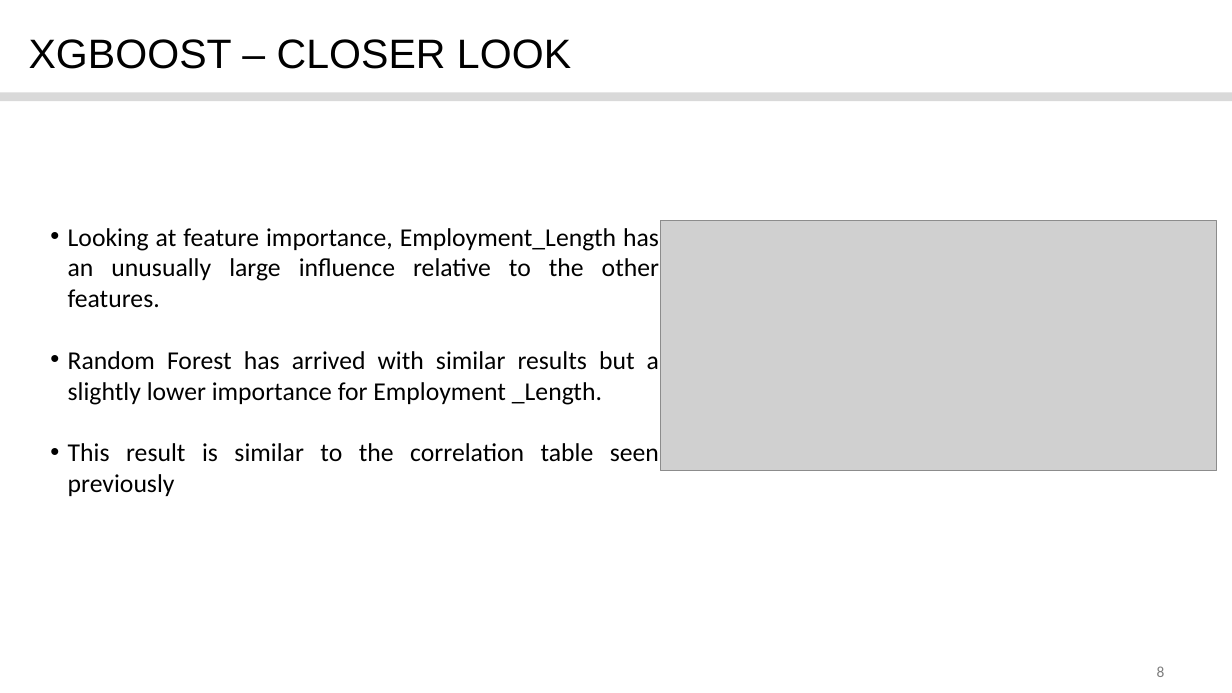
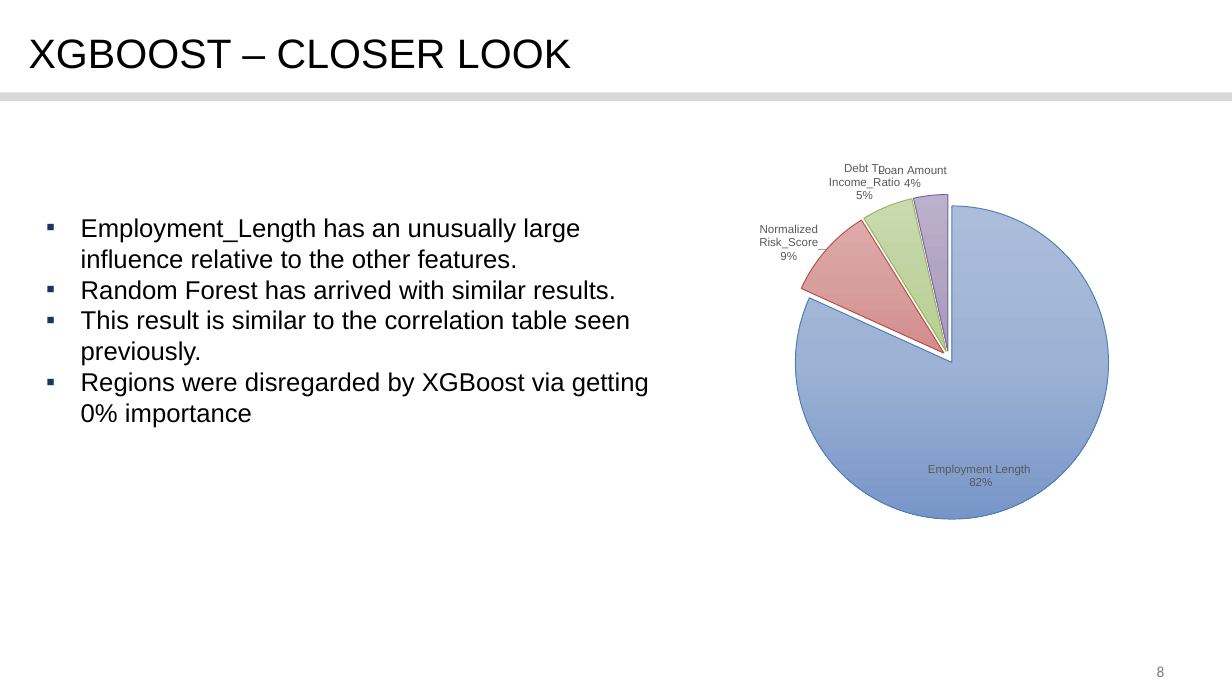
Before and after one commit to CharlesK98/Capstone-Project-2, a slide deck: slide 8 of Capstone Project 2.pptx. Drawn at 1232x693 pixels with LibreOffice and Linux fonts; fonts in the diff are those of the drawing; grey boxes stand for pictures; background and template pictures are left out. Boxes give left, top, right and bottom in pixels: in the first picture for what was removed or moved away, otherwise in the second. Text is boxed around its words. In the diff, an @@ line names an element or a change of style, - is before the commit and + after.

```diff
--- a/Capstone Project 2.pptx
+++ b/Capstone Project 2.pptx
@@ pie chart added at (665,142,1189,533) @@
+categories: Employment Length , Normalized Risk_Score, Debt To Income_Ratio, Loan Amount
+Series 1: 82, 9, 5, 4
@@ text at (81,218,649,428): text changed; font Calibri to Arial @@
-• Looking at feature importance, Employment_Length has an unusually large influence relative to the other features.
-• Random Forest has arrived with similar results but a slightly lower importance for Employment _Length.
-• This result is similar to the correlation table seen previously
+▪ Employment_Length has an unusually large influence relative to the other features.
+▪ Random Forest has arrived with similar results.
+▪ This result is similar to the correlation table seen previously.
+▪ Regions were disregarded by XGBoost via getting 0% importance
@@ picture removed at (660,221,1216,471) @@
```
Also in this commit, not shown: 8 other slides changed.
